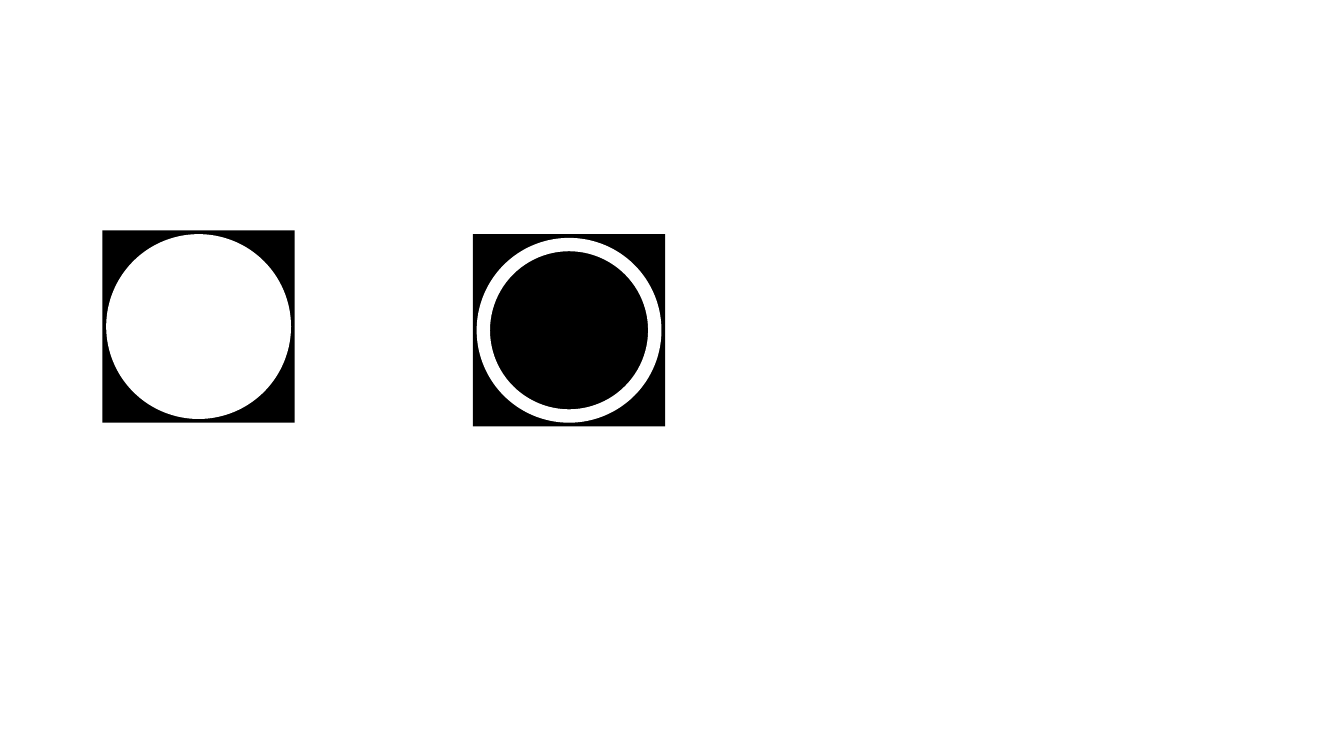
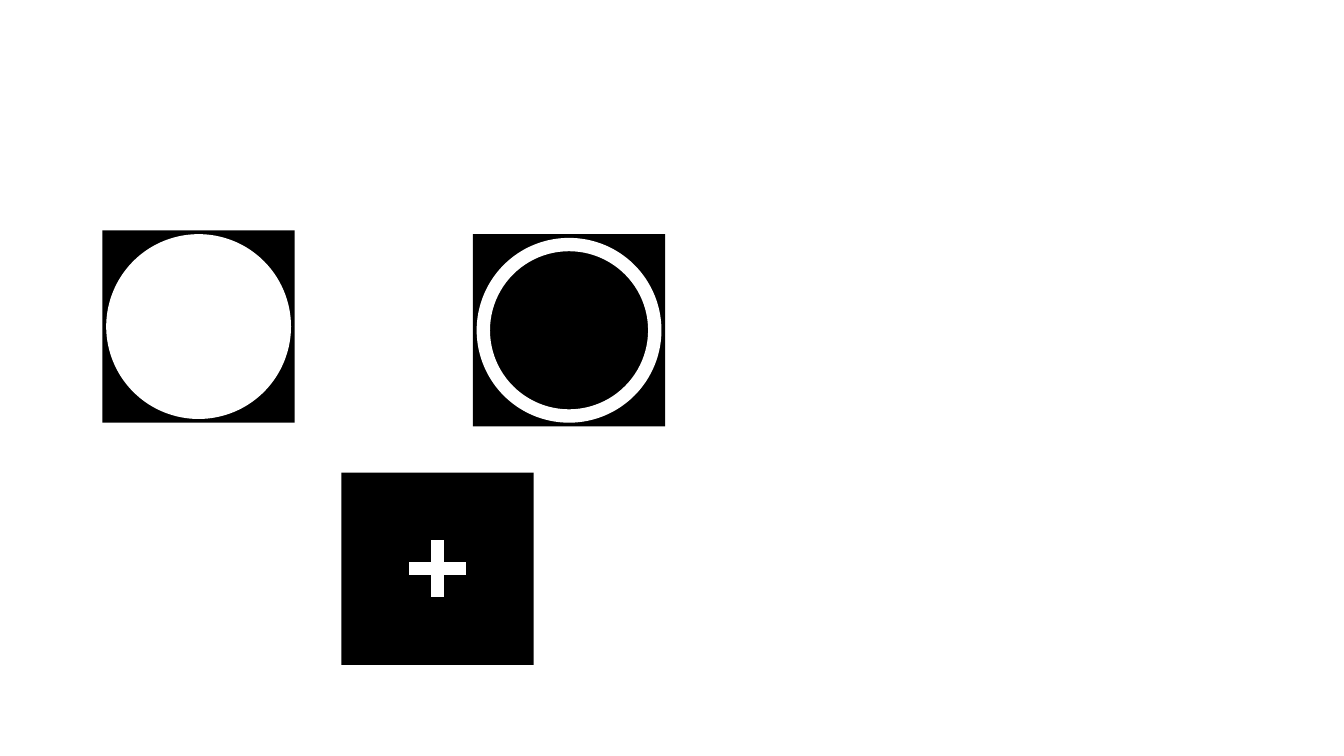
Before and after one commit to maximedaniel/ExpandDialSticks, a slide deck: slide 1 of Texture.pptx. Drawn at 1344x756 pixels with LibreOffice and Linux fonts; fonts in the diff are those of the drawing. Boxes give left, top, right and bottom in pixels: in the first picture for what was removed or moved away, otherwise in the second. Text is boxed around its words. In the diff, an @@ line names an element or a change of style, - is before the commit and + after.

```diff
--- a/Texture.pptx
+++ b/Texture.pptx
@@ rectangle added at (342,473,534,665), fill #000000 @@
@@ plus added at (410,541,466,597), fill #FFFFFF, outline #FFFFFF 1 pt @@
```
Also in this commit, not shown: 18 other files.
